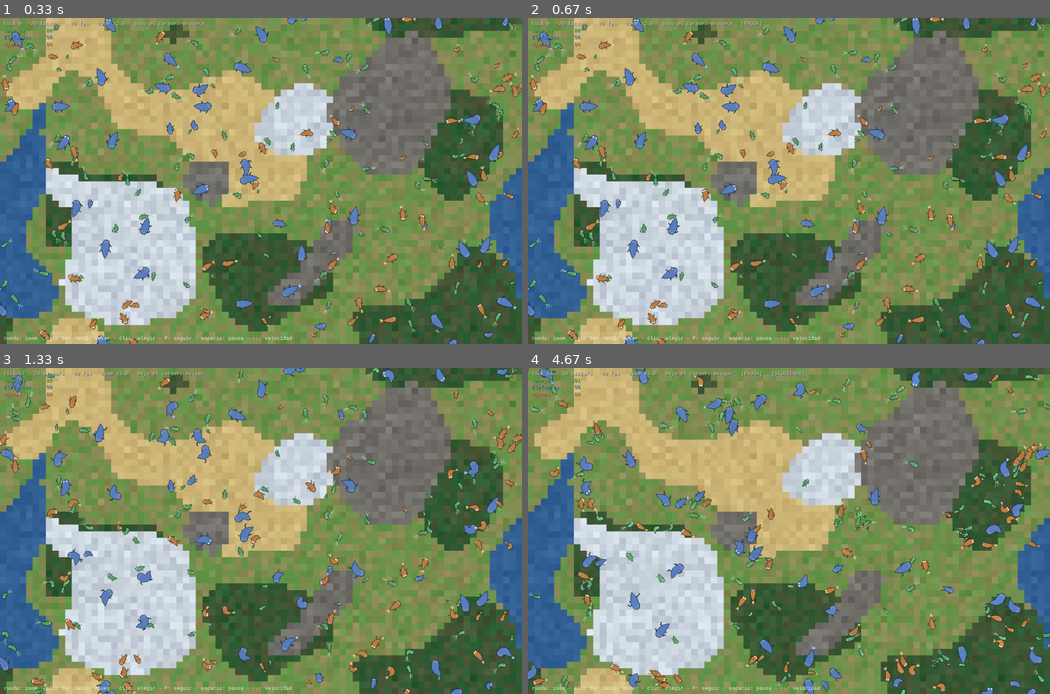
Above: before the commit, frames 1-4 (two rows, left to right).
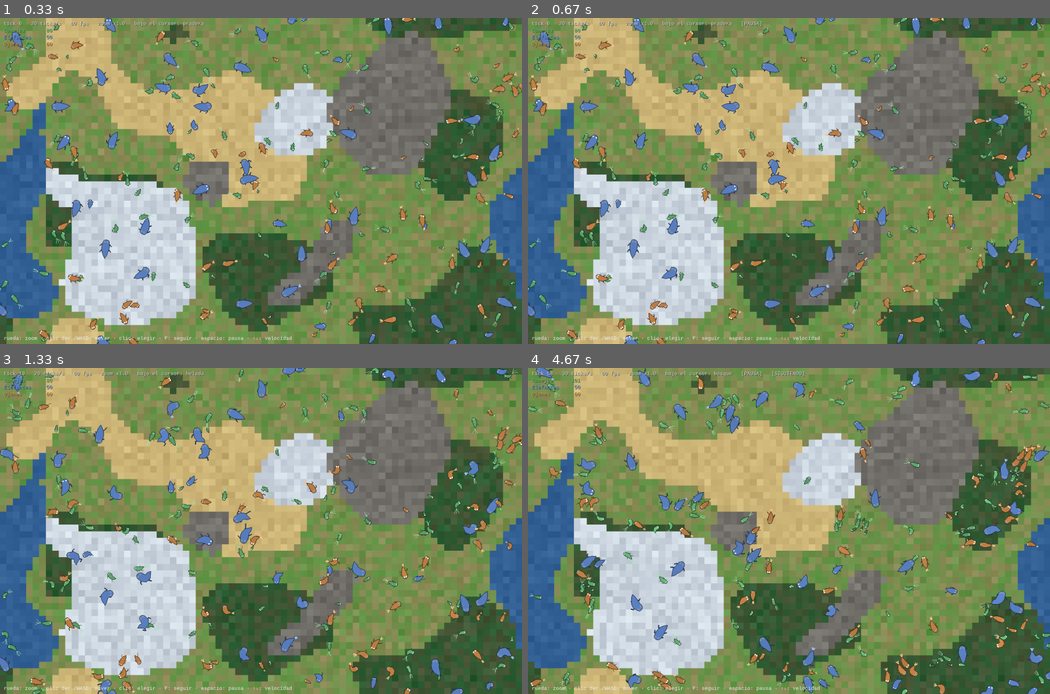
Above: after the commit, the same moments.

Repository: Edu-Rojas/EvoGame
Game: pygame game, started from viewer/pygame_viewer.py
Same seed, same stepped clock (60 frames per second), same inputs: the game is played once before the commit and once after it.
Inputs (mouse positions are in pixels of both pictures, inside the frame that each line leads up to):
- Up to frame 1 (0.33 s): no input
- Up to frame 2 (0.67 s): tap Space at 0.33 s
- Up to frame 3 (1.33 s): hold Up 0.67-1.13 s; move the mouse to (428, 521) at 0.7 s; tap Space at 0.73, 1.03, 1.23 s; hold Down from 1.17 s (still down); move the mouse to (135, 534) at 1.2 s
- Up to frame 4 (4.67 s): release Down at 1.47 s; hold Up 1.5-1.87 s; move the mouse to (841, 602) at 1.53 s; tap Space at 1.57, 1.97, 2.37, 2.7, 3.03, 3.43, 3.83, 4.17, 4.5 s; hold Down 1.9-2.27 s; move the mouse to (627, 482) at 1.93 s; tap F at 2.05, 3.12, 4.25 s; hold Up 2.3-2.6 s; move the mouse to (867, 416) at 2.33 s; hold Down 2.63-2.93 s; move the mouse to (982, 645) at 2.67 s; hold Up 2.97-3.33 s; move the mouse to (851, 560) at 3 s; hold Down 3.37-3.73 s; move the mouse to (653, 410) at 3.4 s; hold Up 3.77-4.07 s; move the mouse to (663, 465) at 3.8 s; hold Down 4.1-4.4 s; move the mouse to (601, 521) at 4.13 s; hold Up from 4.43 s (still down); move the mouse to (762, 615) at 4.47 s

Frame 1 is identical in both runs. In frame 2, 1.9% of the frame differs, in the area x 0-100%, y 0-100%; in frame 3, 3.9%; in frame 4, 6.0%.

Commit message:
Fix viewer interpolation for reused slots and pause
A newborn placed in a recycled slot was interpolated from the position
of the creature that died there. Track the previous uid per slot and
draw newborns at their spawn point. While paused, draw the current tick
instead of the previous one, and run a tick right away on resume so the
world doesn't jump back.

Assisted-by: Claude Opus 5.5 (Anthropic)

Diff:
--- a/viewer/pygame_viewer.py
+++ b/viewer/pygame_viewer.py
@@ -86,6 +86,7 @@
         self.selected_uid = -1
         self.acc = 0.0
         self.prev_pos = world.pos.copy()
+        self.prev_uid = world.uid.copy()
         self.time = 0.0
         cfg = world.cfg
         self.cam = Camera(world.size)
@@ -147,6 +148,10 @@
         if ev.type == pygame.KEYDOWN:
             if ev.key == pygame.K_SPACE:
                 self.paused = not self.paused
+                if not self.paused:
+                    # en pausa se dibuja el tick actual; al seguir, se corre uno ya y
+                    # se interpola desde ahí (si no, el mundo saltaría un tick atrás)
+                    self.acc = 1.0
             elif ev.key == pygame.K_UP:
                 self.tps = min(self.tps * 1.5, 600)
             elif ev.key == pygame.K_DOWN:
@@ -192,12 +197,16 @@
         self.acc = min(self.acc, 1.0)
         for _ in range(n):
             self.prev_pos = self.w.pos.copy()
+            self.prev_uid = self.w.uid.copy()
             step(self.w)
 
     def interpolated_heads(self, slots: np.ndarray) -> np.ndarray:
-        alpha = 0.0 if self.paused else min(self.acc, 1.0)
+        alpha = np.full(len(slots), 1.0 if self.paused else min(self.acc, 1.0))
+        # un slot reutilizado por una cría guarda la posición del muerto anterior:
+        # la cría se dibuja directo donde nació
+        alpha[self.prev_uid[slots] != self.w.uid[slots]] = 1.0
         prev, cur = self.prev_pos[slots], self.w.pos[slots]
-        return wrap(prev + torus_delta(prev, cur, self.w.size) * alpha, self.w.size)
+        return wrap(prev + torus_delta(prev, cur, self.w.size) * alpha[:, None], self.w.size)
 
     # ---------- criaturas ----------
     def draw_creatures(self, dt: float) -> None:
